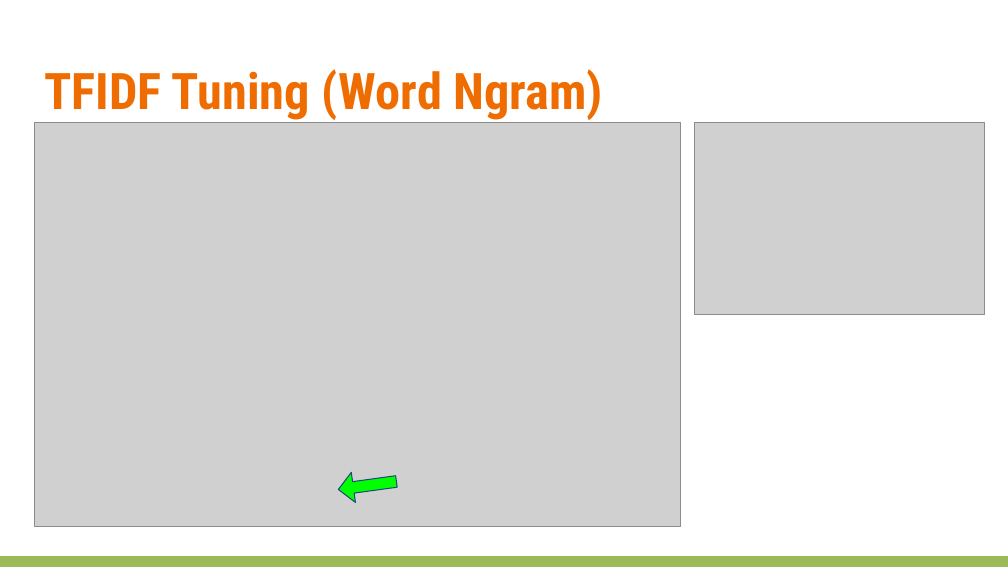
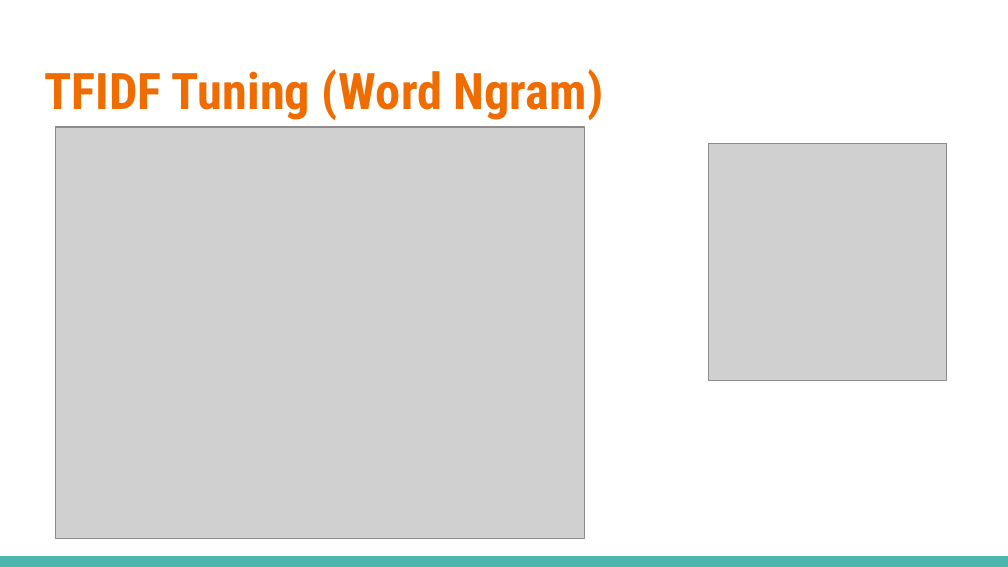
Before and after one commit to bluegrapes/DAT8Coursework, a slide deck: slide 22 of project2/What’s Cooking.pptx (slide 26 before the commit). Drawn at 1008x567 pixels with LibreOffice and Linux fonts; fonts in the diff are those of the drawing; grey boxes stand for pictures. Boxes give left, top, right and bottom in pixels: in the first picture for what was removed or moved away, otherwise in the second. Text is boxed around its words. In the diff, an @@ line names an element or a change of style, - is before the commit and + after.

```diff
--- a/project2/What’s Cooking.pptx
+++ b/project2/What’s Cooking.pptx
@@ picture resized from (x1=34, y1=123, x2=680, y2=526) to (x1=55, y1=127, x2=585, y2=538) @@
@@ picture resized from (x1=695, y1=123, x2=984, y2=316) to (x1=709, y1=144, x2=947, y2=380) @@
@@ left arrow removed at (x1=336, y1=467, x2=398, y2=505) @@
@@ rectangle at (x1=0, y1=556, x2=1008, y2=567): fill #9BBB59 to #4DB6AC @@
```
Also in this commit, not shown: 23 other slides changed, 3 slides added, 10 slides removed, 1 other file.
